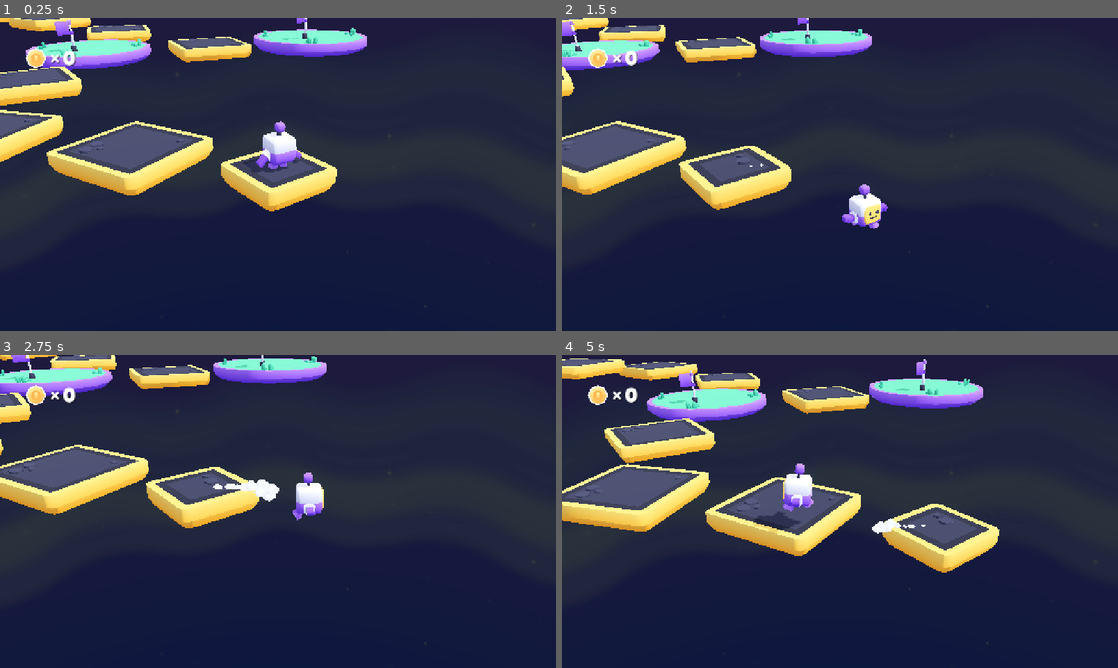
Above: before the commit, frames 1-4 (two rows, left to right).
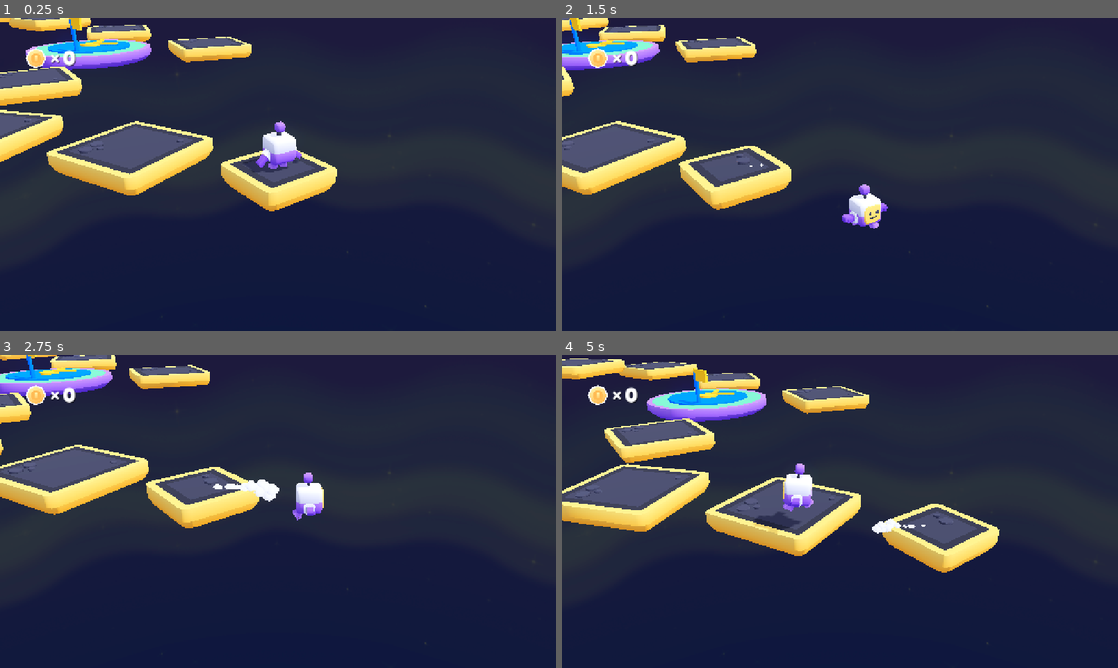
Above: after the commit, the same moments.

Repository: victorlvl47/3d-platformer-obby
Game: Godot game, scene res://scenes/simple_obby_level2.tscn
The game is run twice, just before and just after one commit, with the same random seed, the same clock (stepped at 60 frames per second) and the same inputs. This scene is started directly instead of the project's main scene.
Inputs (mouse positions are in pixels of both pictures, inside the frame that each line leads up to):
- Up to frame 1 (0.25 s): no input
- Up to frame 2 (1.5 s): move the mouse to (962, 158) at 0.52 s; hold D (move_right) 0.53-1.28 s; click (962, 158) at 0.67 s; tap Space (jump) at 0.77 s; move the mouse to (728, 190) at 1.27 s; hold S (move_back) from 1.28 s (still down)
- Up to frame 3 (2.75 s): tap Space (jump) at 1.52 s; move the mouse to (333, 442) at 2.02 s; release S (move_back) at 2.03 s; hold D (move_right) from 2.03 s (still down)
- Up to frame 4 (5 s): move the mouse to (812, 574) at 2.77 s; release D (move_right) at 2.78 s; hold W (move_forward) 2.78-3.53 s; click (812, 574) at 2.92 s; tap Space (jump) at 3.02, 3.77, 4.52 s; move the mouse to (1006, 558) at 3.52 s; hold A (move_left) from 3.53 s (still down); move the mouse to (673, 464) at 4.27 s

The runs differ from the first frame. In frame 1, 2.3% of the frame differs, in the area x 6-66%, y 0-13%; in frame 2, 2.2%; in frame 3, 2.0%; in frame 4, 2.6%, in the area x 17-76%, y 1-18%.

Commit message:
Add checkpoint platforms in simple obby level 2

Diff:
--- a/scenes/simple_obby_level2.tscn
+++ b/scenes/simple_obby_level2.tscn
@@ -11,6 +11,7 @@
 [ext_resource type="Script" uid="uid://bap462su1xjtx" path="res://scripts/hud.gd" id="9_u3j2h"]
 [ext_resource type="Texture2D" uid="uid://cd7oyc56ehkx1" path="res://sprites/coin.png" id="10_nxxkc"]
 [ext_resource type="FontFile" uid="uid://d0cxd77jybrcn" path="res://fonts/lilita_one_regular.ttf" id="11_0f1vt"]
+[ext_resource type="PackedScene" uid="uid://dtu6a6xa3u33d" path="res://objects/checkpoint_platform_large_round.tscn" id="12_xnyp4"]
 
 [sub_resource type="LabelSettings" id="LabelSettings_38ys3"]
 font = ExtResource("11_0f1vt")
@@ -52,20 +53,11 @@
 [node name="curve-hop-03" parent="World" unique_id=299750118 instance=ExtResource("6_6duhy")]
 transform = Transform3D(0.9848077, 0, -0.1736482, 0, 1, 0, 0.1736482, 0, 0.9848077, -10.1, 0.8, 2.1)
 
-[node name="checkpoint-01-platform" parent="World" unique_id=853556179 instance=ExtResource("7_imh5h")]
+[node name="checkpoint-01-platform" parent="World" unique_id=853556179 instance=ExtResource("12_xnyp4")]
 transform = Transform3D(1, 0, 0, 0, 1, 0, 0, 0, 1, -12.8, 1.15, -1.4)
-
-[node name="checkpoint-01-flag" parent="World" unique_id=1913460614 instance=ExtResource("8_7xo47")]
-transform = Transform3D(0.9961947, 0, 0.0871557, 0, 1, 0, -0.0871557, 0, 0.9961947, -12.35, 1.655, -0.55)
 
 [node name="fake-side-hop" parent="World" unique_id=1546617949 instance=ExtResource("6_6duhy")]
 transform = Transform3D(0.9396926, 0, -0.3420201, 0, 1, 0, 0.3420201, 0, 0.9396926, -9.5, 1.3, -5.2)
-
-[node name="fake-side-island" parent="World" unique_id=548771794 instance=ExtResource("7_imh5h")]
-transform = Transform3D(1, 0, 0, 0, 1, 0, 0, 0, 1, -6.5, 1.55, -8.5)
-
-[node name="fake-side-flag" parent="World" unique_id=82759479 instance=ExtResource("8_7xo47")]
-transform = Transform3D(0.9961947, 0, 0.0871557, 0, 1, 0, -0.0871557, 0, 0.9961947, -6.05, 2.055, -7.65)
 
 [node name="stair-bend-01" parent="World" unique_id=789138624 instance=ExtResource("6_6duhy")]
 transform = Transform3D(0.9063078, 0, -0.4226183, 0, 1, 0, 0.4226183, 0, 0.9063078, -16.1, 1.45, -4.35)
@@ -79,11 +71,8 @@
 [node name="stair-bend-04" parent="World" unique_id=1686395057 instance=ExtResource("6_6duhy")]
 transform = Transform3D(0.9396926, 0, -0.3420201, 0, 1, 0, 0.3420201, 0, 0.9396926, -22.1, 2.95, 4.25)
 
-[node name="checkpoint-02-platform" parent="World" unique_id=232113668 instance=ExtResource("7_imh5h")]
+[node name="checkpoint-02-platform" parent="World" unique_id=232113668 instance=ExtResource("12_xnyp4")]
 transform = Transform3D(1, 0, 0, 0, 1, 0, 0, 0, 1, -26.25, 3.2, 2.1)
-
-[node name="checkpoint-02-flag" parent="World" unique_id=1239226984 instance=ExtResource("8_7xo47")]
-transform = Transform3D(0.9961947, 0, 0.0871557, 0, 1, 0, -0.0871557, 0, 0.9961947, -25.8, 3.705, 2.95)
 
 [node name="snake-drop-01" parent="World" unique_id=2054323495 instance=ExtResource("6_6duhy")]
 transform = Transform3D(0.7660444, 0, 0.6427876, 0, 1, 0, -0.6427876, 0, 0.7660444, -30.1, 3.45, -1.25)
